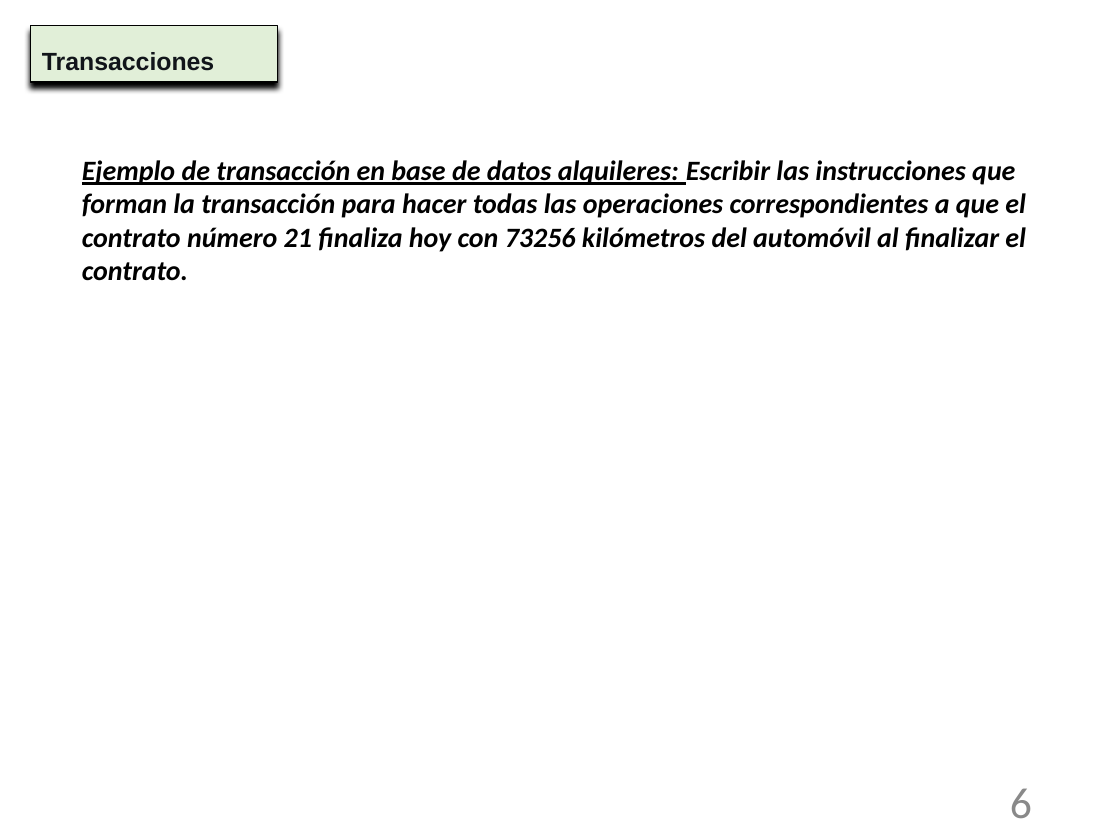
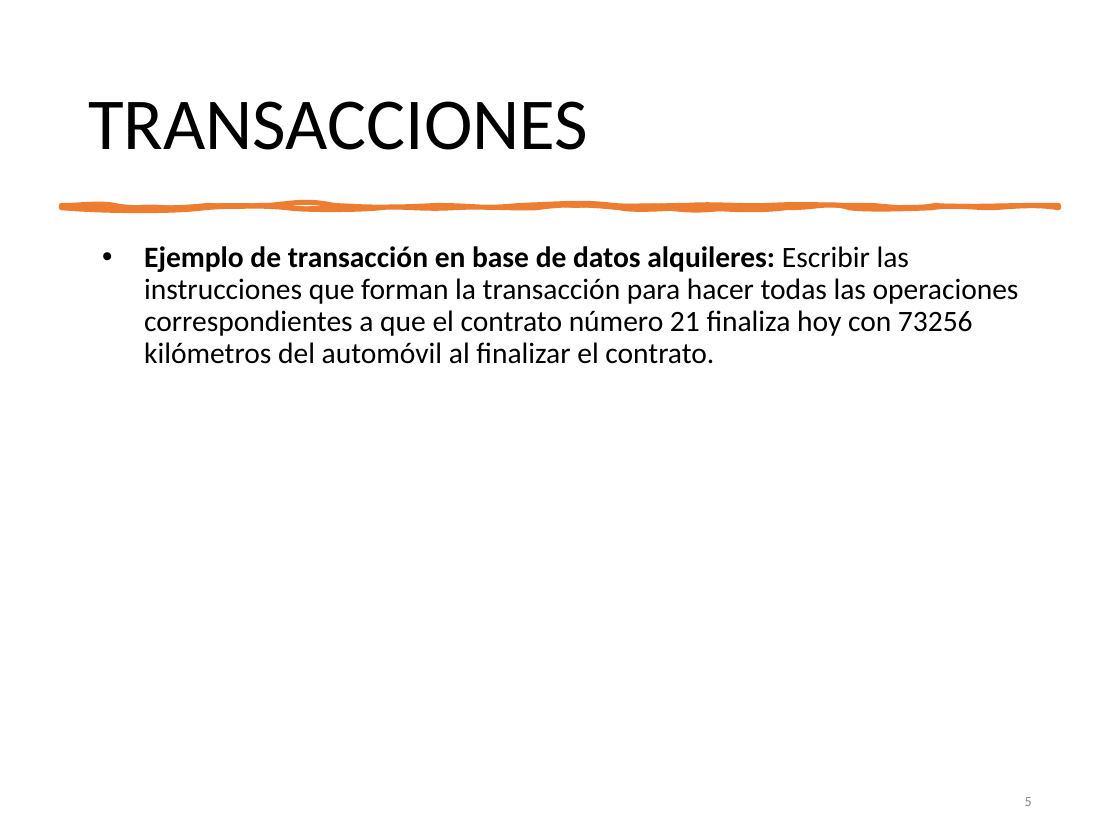
Before and after one commit to NuriaCelis/GBD2324, a slide deck: slide 5 of Tema5/Unidad_7_4-Transacciones.pptx (slide 6 before the commit). Drawn at 1120x840 pixels with LibreOffice and Linux fonts; fonts in the diff are those of the drawing. Boxes give left, top, right and bottom in pixels: in the first picture for what was removed or moved away, otherwise in the second. Text is boxed around its words. In the diff, an @@ line names an element or a change of style, - is before the commit and + after.

```diff
--- a/Tema5/Unidad_7_4-Transacciones.pptx
+++ b/Tema5/Unidad_7_4-Transacciones.pptx
@@ title "TRANSACCIONES": place and size @@
-title "TRANSACCIONES" at box(30, 26, 278, 82)
+title "TRANSACCIONES" at box(88, 101, 588, 150)
@@ title "TRANSACCIONES" at box(88, 101, 588, 150): vertical alignment top to middle; fill #E1EFD8 to none; outline #000000 0.75 pt to none; shadow off @@
@@ title at box(88, 101, 588, 150): text changed; size 16 to 47 pt; font Arial to Calibri; text colour #11151A to #000000; bold off @@
-Transacciones
+TRANSACCIONES
@@ freeform shape added at box(62, 205, 1058, 207), fill #ED7D31, outline #ED7D31 3.25 pt @@
@@ text "Ejemplo de transacción en base ...": place and size @@
-text "Ejemplo de transacción en base ..." at box(82, 160, 1026, 281)
+text "Ejemplo de transacción en base ..." at box(144, 246, 1019, 364)
@@ text "Ejemplo de transacción en base ..." at box(144, 246, 1019, 364): size 18 to 19 pt, italic off; bold off in "Escribir las instrucciones que forman la transacción ..."; underline off in "Ejemplo de transacción en base de datos ..."; bullet none to •; line spacing 1 to 0.9; more space between paragraphs @@
@@ page number at box(1025, 797, 1032, 806): text changed; size 28 to 9 pt @@
-6
+5
```
Also in this commit, not shown: 12 other slides changed, 1 slide removed, 1 other file.
